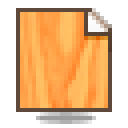
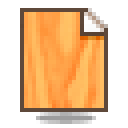
Revision of a layered w=128, h=128 image; what changed, layer by layer:
added layer "レイヤー 12" above "レイヤー 10 のコピー" over (20, 8, 108, 108)
painted on "レイヤー 10 のコピー" over (16, 8, 112, 112)
painted on "レイヤー 11" over (20, 12, 84, 108)
painted on "レイヤー 10 のコピー 2" over (20, 12, 112, 108)
painted on "レイヤー 10" over (96, 12, 112, 108)
